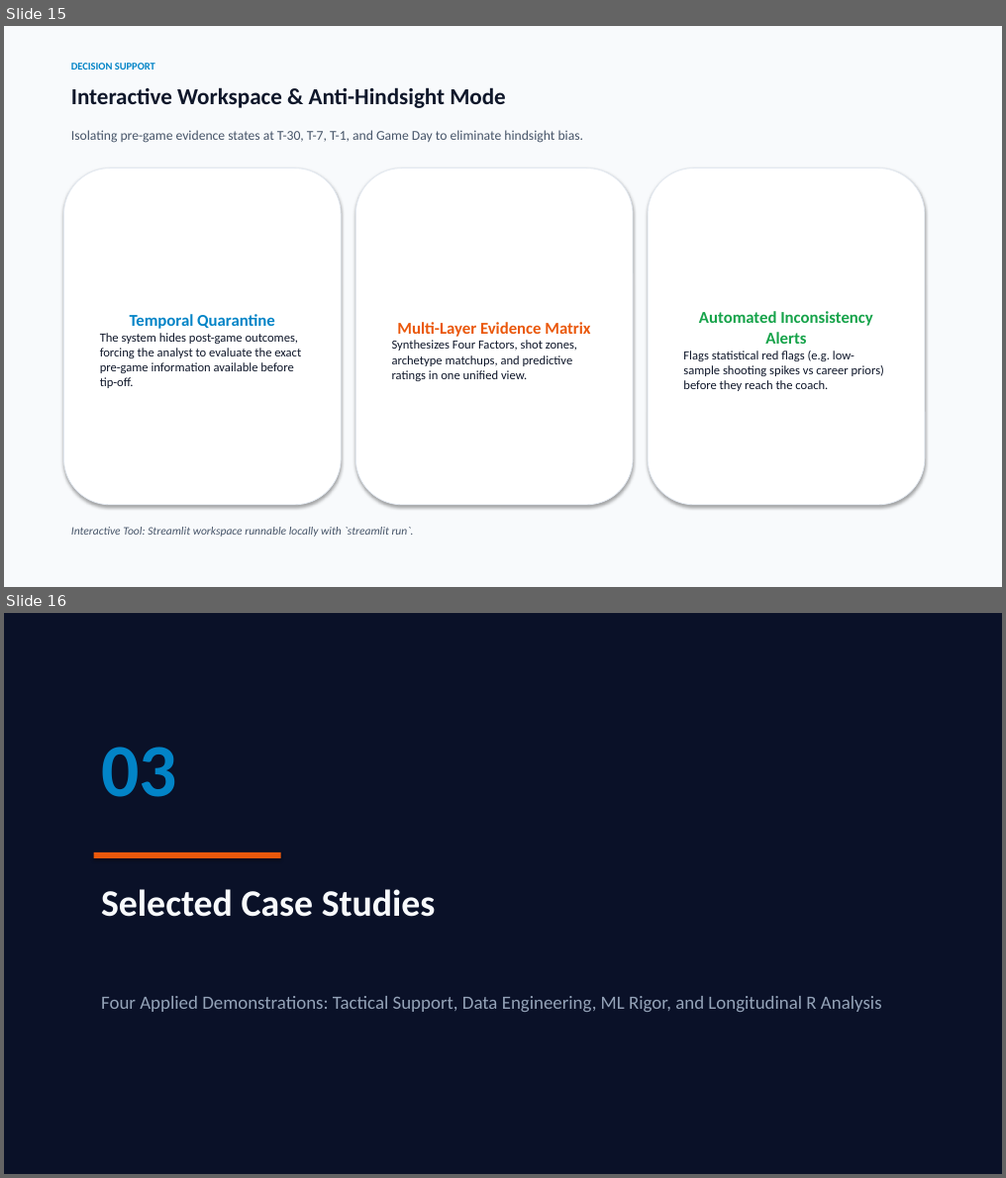
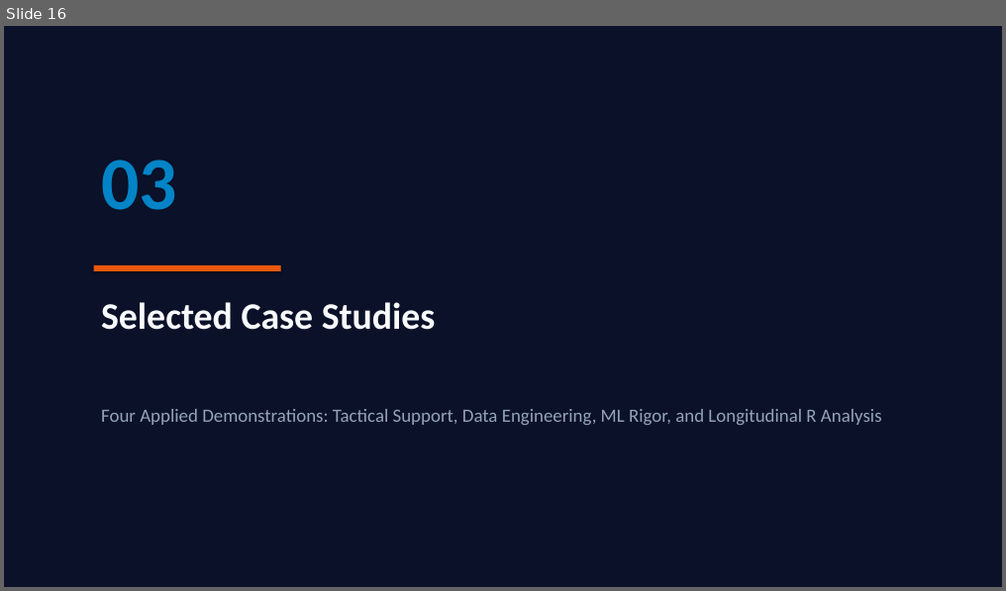
Before and after one commit to miguelo0203/basketball-analytics, a slide deck: presentation/International_Basketball_Analytics_Presentation.pptx. Shown one above the other, each under a label of ours: slides 15 and 16 before the commit, slide 16 after it. The pictures are 1006x1178 and 1006x591 pixels, drawn with LibreOffice and Linux fonts; fonts in the diff are those of the drawing. Boxes give left, top, right and bottom in pixels: in the first picture for what was removed or moved away, otherwise in the second. Text is boxed around its words. In the diff, an @@ line names an element or a change of style, - is before the commit and + after.

```diff
--- a/presentation/International_Basketball_Analytics_Presentation.pptx
+++ b/presentation/International_Basketball_Analytics_Presentation.pptx
@@ slide 15 removed at [4, 26, 1002, 587], background #FFFFFF @@
@@ rectangle removed at [4, 26, 1002, 587] @@
@@ text removed at [71, 63, 155, 70] @@
-DECISION SUPPORT
@@ text removed at [71, 87, 506, 108] @@
-Interactive Workspace & Anti-Hindsight Mode
@@ text removed at [71, 130, 584, 143] @@
-Isolating pre-game evidence states at T-30, T-7, T-1, and Game Day to eliminate hindsight bias.
@@ rounded rectangle removed at [63, 169, 341, 505] @@
-Temporal Quarantine
-The system hides post-game outcomes, forcing the analyst to evaluate the exact pre-game information available before tip-off.
@@ rounded rectangle removed at [355, 169, 633, 505] @@
-Multi-Layer Evidence Matrix
-Synthesizes Four Factors, shot zones, archetype matchups, and predictive ratings in one unified view.
@@ rounded rectangle removed at [648, 169, 925, 505] @@
-Automated Inconsistency Alerts
-Flags statistical red flags (e.g. low-sample shooting spikes vs career priors) before they reach the coach.
@@ text removed at [71, 527, 414, 537] @@
-Interactive Tool: Streamlit workspace runnable locally with `streamlit run`.
```
Also in this commit, not shown: 6 slides changed, 2 slides added, 1 other slide removed, 15 other files.
